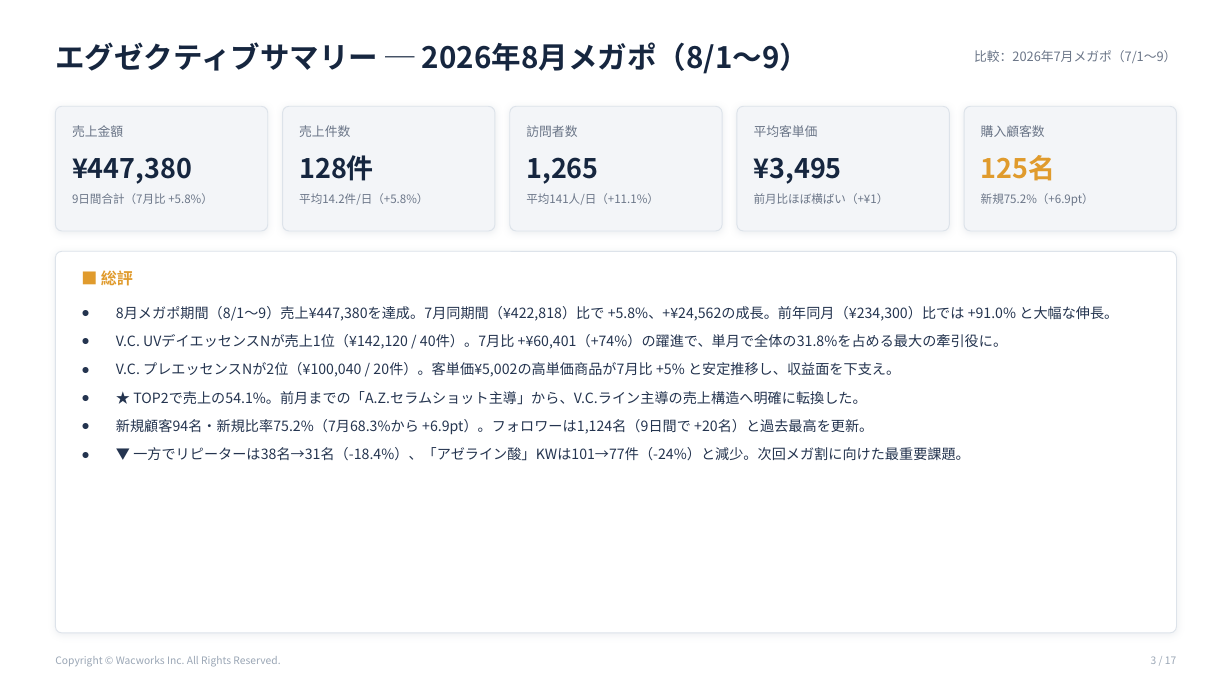
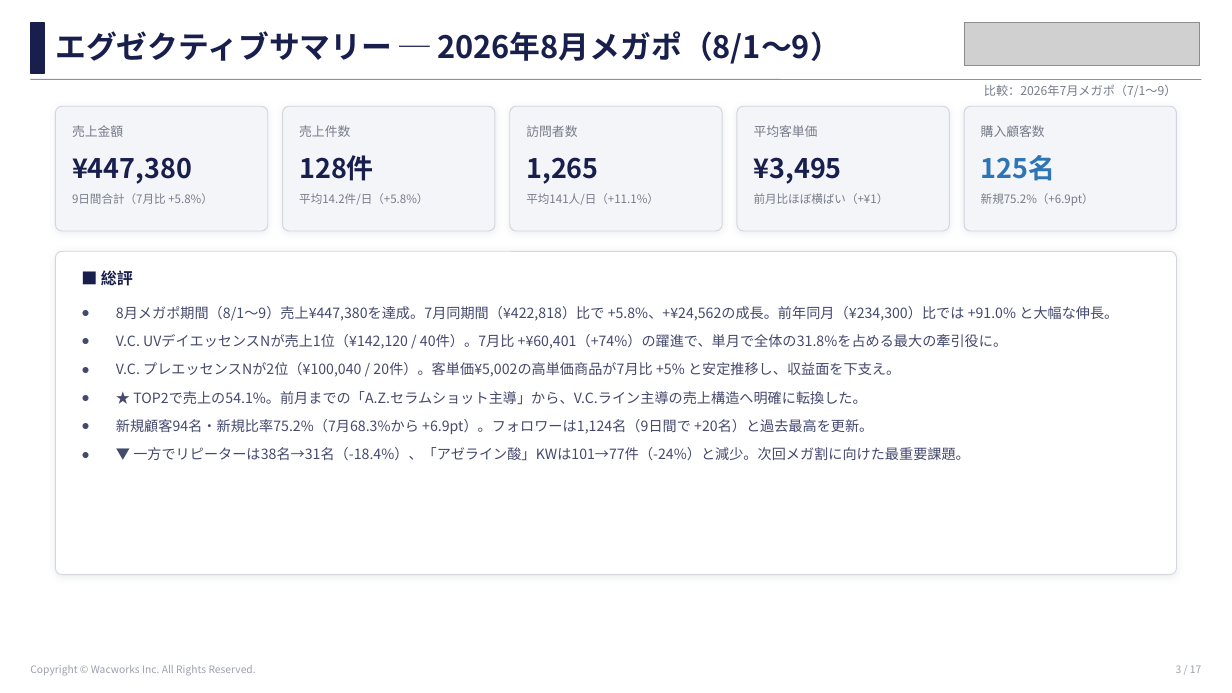
Before and after one commit to wacworks-web/home, a slide deck: slide 3 of reports/dr365_qoo10_202608/dr365_Qoo10_2026年8月メガポ_レポート.pptx. Drawn at 1232x693 pixels with LibreOffice and Linux fonts; fonts in the diff are those of the drawing; grey boxes stand for pictures. Boxes give left, top, right and bottom in pixels: in the first picture for what was removed or moved away, otherwise in the second. Text is boxed around its words. In the diff, an @@ line names an element or a change of style, - is before the commit and + after.

```diff
--- a/reports/dr365_qoo10_202608/dr365_Qoo10_2026年8月メガポ_レポート.pptx
+++ b/reports/dr365_qoo10_202608/dr365_Qoo10_2026年8月メガポ_レポート.pptx
@@ rectangle added at [30, 23, 44, 73], fill #191F4D, outline #191F4D 1 pt @@
@@ text "エグゼクティブサマリー ─ 2026年8月メガポ（8/1〜9）": place and size @@
-text "エグゼクティブサマリー ─ 2026年8月メガポ（8/1〜9）" at [55, 42, 810, 74]
+text "エグゼクティブサマリー ─ 2026年8月メガポ（8/1〜9）" at [55, 31, 841, 64]
@@ text "エグゼクティブサマリー ─ 2026年8月メガポ（8/1〜9）" at [55, 31, 841, 64]: size 23 to 24 pt, text colour #16263F to #191F4D @@
@@ picture added at [964, 22, 1200, 66] @@
@@ line added from (30, 79) to (1202, 79), #8C929E 0.75 pt @@
@@ text "比較：2026年7月メガポ（7/1〜9）": place and size @@
-text "比較：2026年7月メガポ（7/1〜9）" at [974, 50, 1176, 63]
+text "比較：2026年7月メガポ（7/1〜9）" at [984, 85, 1177, 97]
@@ text "比較：2026年7月メガポ（7/1〜9）" at [984, 85, 1177, 97]: size 10 to 9.5 pt, text colour #6B7688 to #767C8A @@
@@ rounded rectangle at [964, 106, 1177, 231]: fill #F3F5F8 to #F4F5F8; outline #DDE3EA 0.75 pt to #D4D6DE 0.75 pt @@
@@ text "125名" at [981, 155, 1056, 181]: text colour #E09B2D to #2E75B6 @@
@@ rounded rectangle: place and size @@
-rounded rectangle at [55, 251, 1177, 633]
+rounded rectangle at [55, 251, 1177, 575]
@@ rounded rectangle at [55, 251, 1177, 575]: outline #DDE3EA 0.75 pt to #D4D6DE 0.75 pt; proportions changed @@
@@ text "■ 総評" at [101, 270, 133, 286]: text colour #E09B2D to #191F4D @@
@@ text "8月メガポ期間（8/1〜9）売上¥447,380を達成。7月同期間（¥422,818）比で +5.8%、+¥24,562 ..." at [116, 306, 1118, 461]: text colour #24344F to #44496E @@
@@ text "Copyright © Wacworks Inc. All ...": place and size @@
-text "Copyright © Wacworks Inc. All ..." at [55, 656, 280, 667]
+text "Copyright © Wacworks Inc. All ..." at [30, 665, 256, 676]
@@ text "Copyright © Wacworks Inc. All ..." at [30, 665, 256, 676]: text colour #9AA6B5 to #9AA0AC @@
@@ text "3 / 17" at [1176, 665, 1201, 673]: text colour #9AA6B5 to #9AA0AC @@
@@ text "3 / 17": place and size @@
-text "3 / 17" at [1151, 656, 1176, 664]
+text "3 / 17" at [1176, 665, 1201, 673]
```
Also in this commit, not shown: 16 other slides changed, 6 other files.
